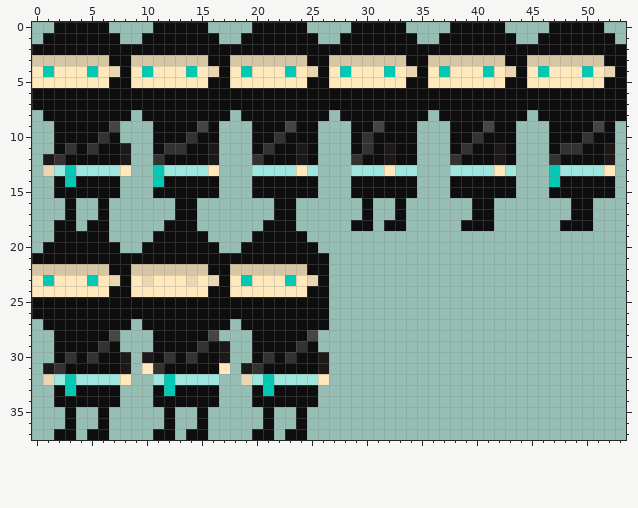
Pixel-art sprite: Ninja Islands/res/ninja.png. The picture above is the old version.
The file is 54x38 pixels. Colours within 5 levels of each other are drawn and written as one.
After the commit:
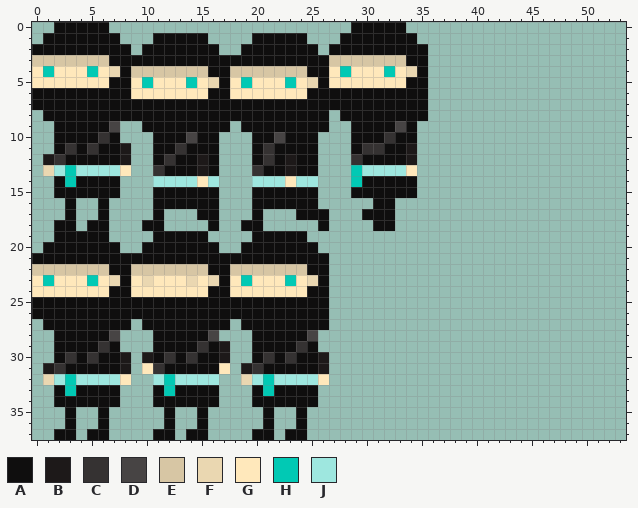
Palette (. is transparent): A #0f0e0e  B #1d1919  C #353232  D #474444  E #d7c6a4  F #ead7b1  G #ffe8bb  H #01c9b4  J #9ee7df
Change:
@@ x 0..53 @@
- 0 ..AAAAA....AAAAA....AAAAA....AAAAA....AAAAA....AAAAA..
- 1 .AAAAAAA..AAAAAAA..AAAAAAA..AAAAAAA..AAAAAAA..AAAAAAA.
- 2 AAAAAAAAAAAAAAAAAAAAAAAAAAAAAAAAAAAAAAAAAAAAAAAAAAAAAA
- 3 EEEEEEEAAEEEEEEEAAEEEEEEEAAEEEEEEEAAEEEEEEEAAEEEEEEEAA
- 4 GHGGGHGFAGHGGGHGFAGHGGGHGFAGHGGGHGFAGHGGGHGFAGHGGGHGFA
- 5 GGGGGGGAAGGGGGGGAAGGGGGGGAAGGGGGGGAAGGGGGGGAAGGGGGGGAA
- 6 AAAAAAAAAAAAAAAAAAAAAAAAAAAAAAAAAAAAAAAAAAAAAAAAAAAAAA
- 7 AAAAAAAAAAAAAAAAAAAAAAAAAAAAAAAAAAAAAAAAAAAAAAAAAAAAAA
- 8 .AAAAAAAA.AAAAAAAA.AAAAAAAA.AAAAAAAA.AAAAAAAA.AAAAAAAA
- 9 ..AAAAAD...AAAADA...AAADAA...AADAAA...AAADAA...AAAADA.
-10 ..AAAACA...AAACAA...AACAAA...ACAAAA...AACAAA...AAACAA.
-11 ..ACACAAB..ACCAAB...ACAABA...ACABAA...ACAABA...ACCAAB.
-12 .BCAAAAAB..CAAAAB...CAAABA...CAABAA...CAAABA...CAAAAB.
-13 .FJHJJJJG..HJJJJG...JJJJGJ...JJJGJJ...JJJJGJ...HJJJJG.
-14 ..AHAAAA...HAAAAA...AAAAAA...AAAAAA...AAAAAA...HAAAAA.
-15 ..AAAAAA...AAAAAA...AAAAAA...AAAAAA...AAAAAA...AAAAAA.
-16 ...A..A......AA.......AA......A..A......AA.......AA...
-17 ...A..A......AA.......AA......A..A......AA.......AA...
-18 ..AA.AA.....AAA......AAA.....AA.AA.....AAA......AAA...
+ 0 ..AAAAA......................AAAAA....................
+ 1 .AAAAAAA...AAAAA....AAAAA...AAAAAAA...................
+ 2 AAAAAAAAA.AAAAAAA..AAAAAAA.AAAAAAAAA..................
+ 3 EEEEEEEAAAAAAAAAAAAAAAAAAAAEEEEEEEAA..................
+ 4 GHGGGHGFAEEEEEEEAAEEEEEEEAAGHGGGHGFA..................
+ 5 GGGGGGGAAGHGGGHGFAGHGGGHGFAGGGGGGGAA..................
+ 6 AAAAAAAAAGGGGGGGAAGGGGGGGAAAAAAAAAAA..................
+ 7 AAAAAAAAAAAAAAAAAAAAAAAAAAAAAAAAAAAA..................
+ 8 .AAAAAAAAAAAAAAAAAAAAAAAAAA.AAAAAAAA..................
+ 9 ..AAAAAD..AAAAAAAA.AAAAAAAA..AAAADA...................
+10 ..AAAACA...AAADAA...AADAAA...AAACAA...................
+11 ..ACACAAB..AACAAA...ACAAAA...ACCAAB...................
+12 .BCAAAAAB..ACAABA...ACABAA...CAAAAB...................
+13 .FJHJJJJG..CAAABA...CAABAA...HJJJJG...................
+14 ..AHAAAA...JJJJGJ...JJJGJJ...HAAAAA...................
+15 ..AAAAAA...AAAAAA...AAAAAA...AAAAAA...................
+16 ...A..A....AAAAAA...AAAAAA.....AA.....................
+17 ...A..A....A...AA...A...AAA...AAA.....................
+18 ..AA.AA...AA....A..AA.....A....AA.....................
 19 ..AAAAA....AAAAA....AAAAA.............................
Boxes around the changes in both pictures, in picture pixels (x1, y1, x2, y2):
changed: (131, 22, 626, 231)
